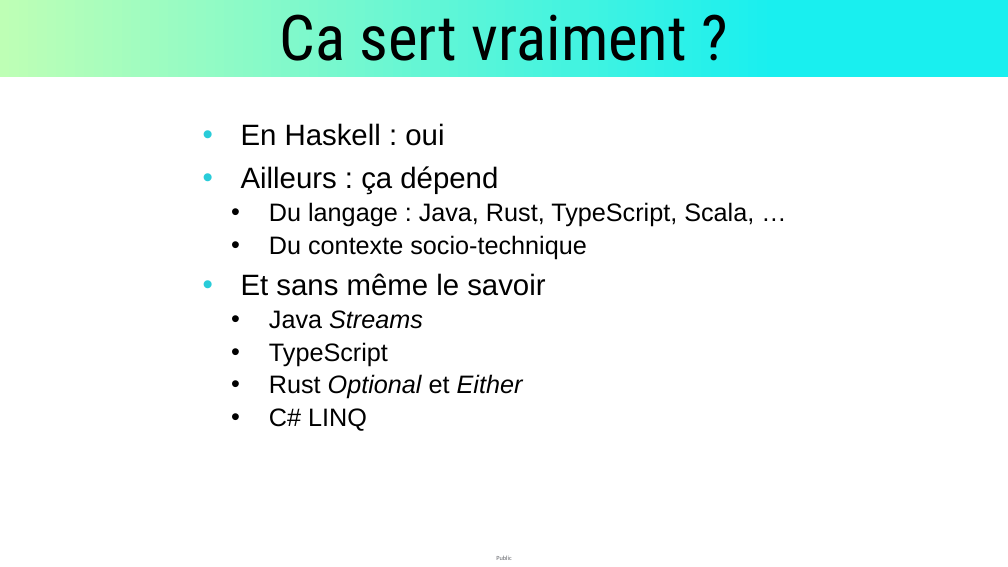
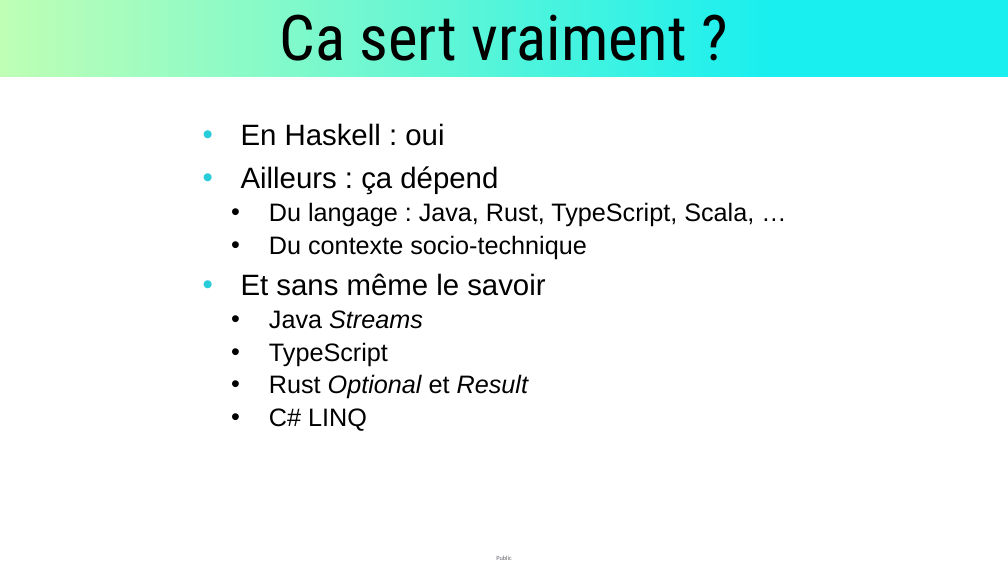
Before and after one commit to Lenormju/lenormand-julien.fr, a slide deck: slide 17 of www/talks/Kaizen Talk 2024-05 Monades.pptx. Drawn at 1008x567 pixels with LibreOffice and Linux fonts; fonts in the diff are those of the drawing; background and template pictures are left out. Boxes give left, top, right and bottom in pixels: in the first picture for what was removed or moved away, otherwise in the second. Text is boxed around its words. In the diff, an @@ line names an element or a change of style, - is before the commit and + after.

```diff
--- a/www/talks/Kaizen Talk 2024-05 Monades.pptx
+++ b/www/talks/Kaizen Talk 2024-05 Monades.pptx
@@ text at [269, 374, 528, 399]: text changed @@
-  • Rust Optional et Either
+  • Rust Optional et Result
```
Also in this commit, not shown: 3 other slides changed, 5 other files.
